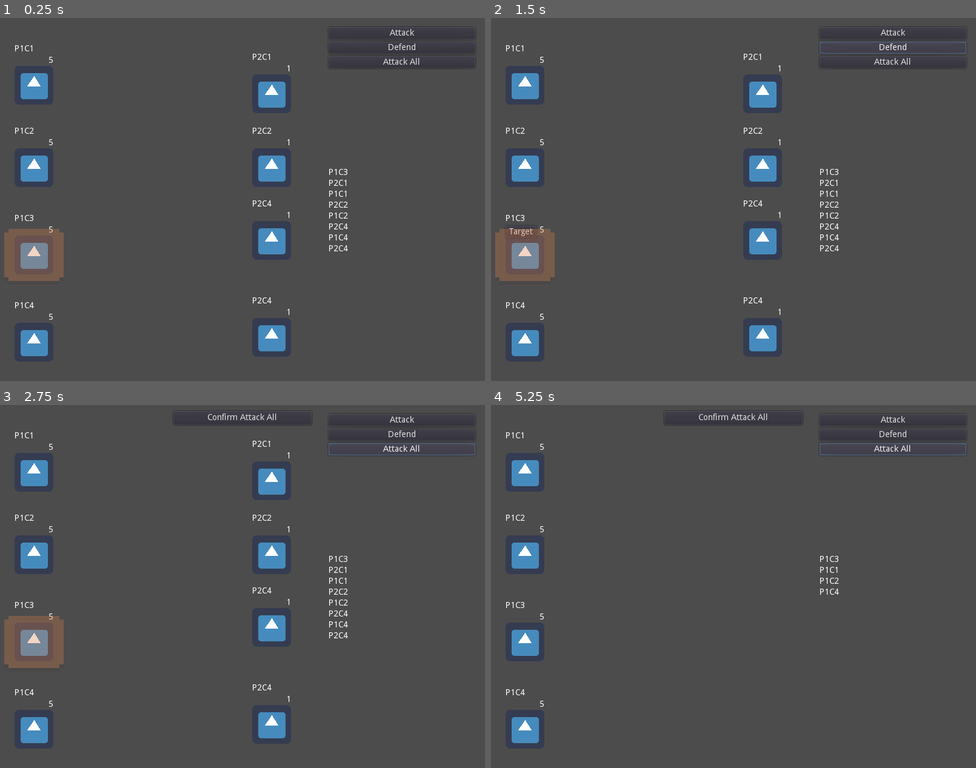
Above: before the commit, frames 1-4 (two rows, left to right).
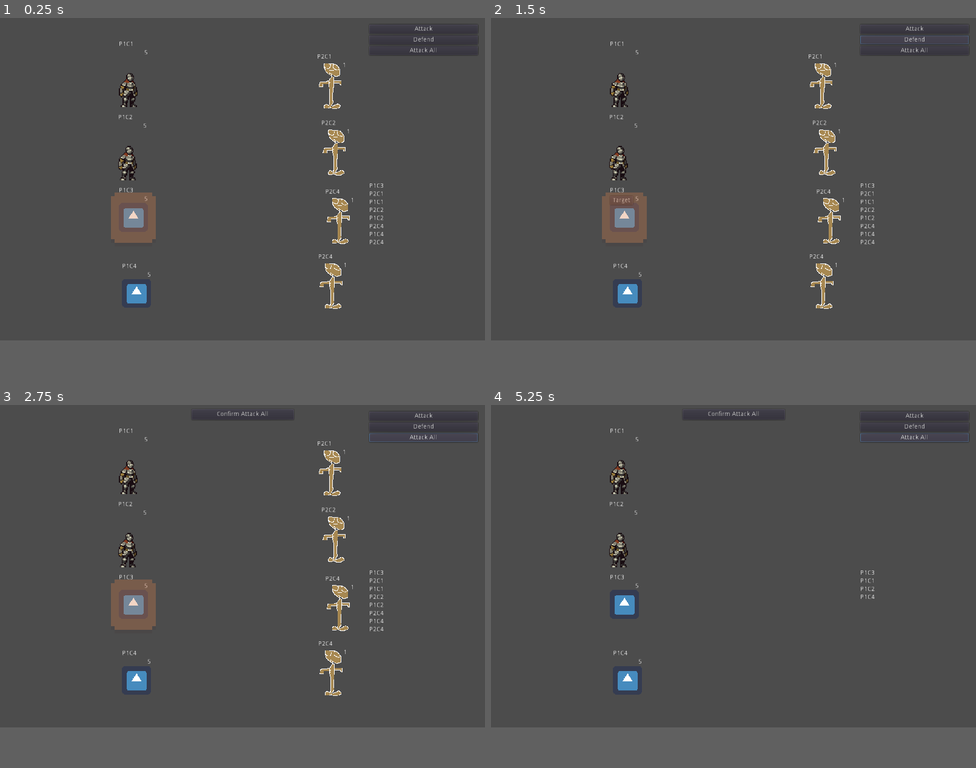
Above: after the commit, the same moments.

Repository: SiTOTG/Magic-Wars
Game: Godot game, scene res://Main.tscn
Two runs of this game, one before a commit and one after it. Both use one fixed random seed, a clock stepped at 60 frames per second and the inputs below. The engine's default icon, where the game draws it, is replaced by a stand-in: a white triangle on a blue panel in a dark square.
Inputs:
- Up to frame 1 (0.25 s): no input
- Up to frame 2 (1.5 s): click "Attack" at 0.5 s; click "Defend" at 1.25 s
- Up to frame 3 (2.75 s): click "Attack All" at 2 s
- Up to frame 4 (5.25 s): click "Confirm Attack All" at 2.75 s; click "Attack" at 3.5 s; click "Defend" at 4.25 s; click "Attack All" at 5 s
In our replay, the window is 800x600 before the commit and 800x533 after it. These sizes can differ from the game's own. Grey fills any space a smaller window leaves; there, only what the larger window draws over its background counts as a difference.

The runs differ from the first frame. In frame 1, 8.3% of the frame differs, in the area x 0-99%, y 2-94%; in frame 2, 8.4%; in frame 3, 8.6%, in the area x 0-99%, y 1-94%; in frame 4, 3.4%.
Error in both runs: Invalid call. Nonexistent function 'get_groups' in base 'Nil'. (res://Actions/Selectors/Targets/Enemy.gd:7)

Commit message:
Add character and animation

Diff:
--- a/Actions/Attack.gd
+++ b/Actions/Attack.gd
@@ -1,6 +1,17 @@
 class_name Attack
 extends Action
 
+export var attack_animation: String = "Attack"
+export (Array, String) var optional_chain = []
+
 func do_apply_action(targets):
+	var origin = turn_order.current_turn as CharacterNode
+	if optional_chain:
+		origin.animation_player.play(attack_animation)
+		for additional_animation in optional_chain:
+			origin.animation_player.queue(additional_animation)
+		origin.animation_player.queue("Idle")
+	else:
+		origin.play_animation(attack_animation)
 	for character in targets:
-		turn_order.current_turn.attack(character)
+		origin.attack(character)
--- a/Actions/DummyAttack.tres
+++ b/Actions/DummyAttack.tres
@@ -21,3 +21,5 @@
 active = false
 action_name = "Attack"
 shortcut = SubResource( 2 )
+attack_animation = "Attack"
+optional_chain = [  ]
--- a/Actions/DummyAttackAll.tres
+++ b/Actions/DummyAttackAll.tres
@@ -3,11 +3,11 @@
 [ext_resource path="res://Actions/Attack.gd" type="Script" id=1]
 [ext_resource path="res://Actions/Selectors/AllTargetSelector.tres" type="Resource" id=2]
 
-[sub_resource type="InputEventKey" id=3]
-scancode = 16777220
+[sub_resource type="InputEventAction" id=1]
+action = "Special"
 
 [sub_resource type="ShortCut" id=2]
-shortcut = SubResource( 3 )
+shortcut = SubResource( 1 )
 
 [resource]
 script = ExtResource( 1 )
@@ -15,3 +15,5 @@
 active = false
 action_name = "Attack All"
 shortcut = SubResource( 2 )
+attack_animation = "Attack"
+optional_chain = [ "Special" ]
--- a/Actions/Selectors/AllTargetSelector.gd
+++ b/Actions/Selectors/AllTargetSelector.gd
@@ -1,13 +1,14 @@
 class_name AllTargetSelector
 extends Selector
 
+
 var confirm_button
+const ConfirmButton = preload("res://Actions/Selectors/ConfirmButton.tscn")
 const default_include = preload("res://Actions/Selectors/Targets/Enemy.tres")
 
 func _init():
-	confirm_button = Button.new()
+	confirm_button = ConfirmButton.instance()
 	confirm_button.text = "Confirm Attack All"
-
 
 func start_selection():
 	if not self.ui:
@@ -16,7 +17,6 @@
 	if not confirm_button in confirm_box.get_children():
 		confirm_box.add_child(confirm_button)
 		confirm_button.connect("pressed", self, "_confirm_callback")
-
 
 func clear_selection():
 	if not self.ui:
--- /dev/null
+++ b/Actions/Selectors/ConfirmButton.tscn
@@ -0,0 +1,12 @@
+[gd_scene load_steps=3 format=2]
+
+[sub_resource type="InputEventAction" id=1]
+action = "ui_accept"
+
+[sub_resource type="ShortCut" id=2]
+shortcut = SubResource( 1 )
+
+[node name="ConfirmButton" type="Button"]
+margin_right = 12.0
+margin_bottom = 20.0
+shortcut = SubResource( 2 )
--- /dev/null
+++ b/Assets/knight.json
@@ -0,0 +1,193 @@
+{ "frames": {
+   "knight #Slash 0.aseprite": {
+    "frame": { "x": 0, "y": 0, "w": 240, "h": 160 },
+    "rotated": false,
+    "trimmed": false,
+    "spriteSourceSize": { "x": 0, "y": 0, "w": 240, "h": 160 },
+    "sourceSize": { "w": 240, "h": 160 },
+    "duration": 100
+   },
+   "knight #Slash 1.aseprite": {
+    "frame": { "x": 240, "y": 0, "w": 240, "h": 160 },
+    "rotated": false,
+    "trimmed": false,
+    "spriteSourceSize": { "x": 0, "y": 0, "w": 240, "h": 160 },
+    "sourceSize": { "w": 240, "h": 160 },
+    "duration": 100
+   },
+   "knight #Slash 2.aseprite": {
+    "frame": { "x": 480, "y": 0, "w": 240, "h": 160 },
+    "rotated": false,
+    "trimmed": false,
+    "spriteSourceSize": { "x": 0, "y": 0, "w": 240, "h": 160 },
+    "sourceSize": { "w": 240, "h": 160 },
+    "duration": 100
+   },
+   "knight #Slash 3.aseprite": {
+    "frame": { "x": 720, "y": 0, "w": 240, "h": 160 },
+    "rotated": false,
+    "trimmed": false,
+    "spriteSourceSize": { "x": 0, "y": 0, "w": 240, "h": 160 },
+    "sourceSize": { "w": 240, "h": 160 },
+    "duration": 100
+   },
+   "knight #CrossSlash 0.aseprite": {
+    "frame": { "x": 0, "y": 160, "w": 240, "h": 160 },
+    "rotated": false,
+    "trimmed": false,
+    "spriteSourceSize": { "x": 0, "y": 0, "w": 240, "h": 160 },
+    "sourceSize": { "w": 240, "h": 160 },
+    "duration": 100
+   },
+   "knight #CrossSlash 1.aseprite": {
+    "frame": { "x": 240, "y": 160, "w": 240, "h": 160 },
+    "rotated": false,
+    "trimmed": false,
+    "spriteSourceSize": { "x": 0, "y": 0, "w": 240, "h": 160 },
+    "sourceSize": { "w": 240, "h": 160 },
+    "duration": 100
+   },
+   "knight #CrossSlash 2.aseprite": {
+    "frame": { "x": 480, "y": 160, "w": 240, "h": 160 },
+    "rotated": false,
+    "trimmed": false,
+    "spriteSourceSize": { "x": 0, "y": 0, "w": 240, "h": 160 },
+    "sourceSize": { "w": 240, "h": 160 },
+    "duration": 100
+   },
+   "knight #CrossSlash 3.aseprite": {
+    "frame": { "x": 720, "y": 160, "w": 240, "h": 160 },
+    "rotated": false,
+    "trimmed": false,
+    "spriteSourceSize": { "x": 0, "y": 0, "w": 240, "h": 160 },
+    "sourceSize": { "w": 240, "h": 160 },
+    "duration": 100
+   },
+   "knight #CrossSlash 4.aseprite": {
+    "frame": { "x": 960, "y": 160, "w": 240, "h": 160 },
+    "rotated": false,
+    "trimmed": false,
+    "spriteSourceSize": { "x": 0, "y": 0, "w": 240, "h": 160 },
+    "sourceSize": { "w": 240, "h": 160 },
+    "duration": 100
+   },
+   "knight #CrossSlash 5.aseprite": {
+    "frame": { "x": 1200, "y": 160, "w": 240, "h": 160 },
+    "rotated": false,
+    "trimmed": false,
+    "spriteSourceSize": { "x": 0, "y": 0, "w": 240, "h": 160 },
+    "sourceSize": { "w": 240, "h": 160 },
+    "duration": 100
+   },
+   "knight #Idle 0.aseprite": {
+    "frame": { "x": 0, "y": 320, "w": 240, "h": 160 },
+    "rotated": false,
+    "trimmed": false,
+    "spriteSourceSize": { "x": 0, "y": 0, "w": 240, "h": 160 },
+    "sourceSize": { "w": 240, "h": 160 },
+    "duration": 100
+   },
+   "knight #Idle 1.aseprite": {
+    "frame": { "x": 240, "y": 320, "w": 240, "h": 160 },
+    "rotated": false,
+    "trimmed": false,
+    "spriteSourceSize": { "x": 0, "y": 0, "w": 240, "h": 160 },
+    "sourceSize": { "w": 240, "h": 160 },
+    "duration": 100
+   },
+   "knight #Idle 2.aseprite": {
+    "frame": { "x": 480, "y": 320, "w": 240, "h": 160 },
+    "rotated": false,
+    "trimmed": false,
+    "spriteSourceSize": { "x": 0, "y": 0, "w": 240, "h": 160 },
+    "sourceSize": { "w": 240, "h": 160 },
+    "duration": 100
+   },
+   "knight #Idle 3.aseprite": {
+    "frame": { "x": 720, "y": 320, "w": 240, "h": 160 },
+    "rotated": false,
+    "trimmed": false,
+    "spriteSourceSize": { "x": 0, "y": 0, "w": 240, "h": 160 },
+    "sourceSize": { "w": 240, "h": 160 },
+    "duration": 100
+   },
+   "knight #Idle 4.aseprite": {
+    "frame": { "x": 960, "y": 320, "w": 240, "h": 160 },
+    "rotated": false,
+    "trimmed": false,
+    "spriteSourceSize": { "x": 0, "y": 0, "w": 240, "h": 160 },
+    "sourceSize": { "w": 240, "h": 160 },
+    "duration": 100
+   },
+   "knight #Idle 5.aseprite": {
+    "frame": { "x": 1200, "y": 320, "w": 240, "h": 160 },
+    "rotated": false,
+    "trimmed": false,
+    "spriteSourceSize": { "x": 0, "y": 0, "w": 240, "h": 160 },
+    "sourceSize": { "w": 240, "h": 160 },
+    "duration": 100
+   },
+   "knight #Idle 6.aseprite": {
+    "frame": { "x": 1440, "y": 320, "w": 240, "h": 160 },
+    "rotated": false,
+    "trimmed": false,
+    "spriteSourceSize": { "x": 0, "y": 0, "w": 240, "h": 160 },
+    "sourceSize": { "w": 240, "h": 160 },
+    "duration": 100
+   },
+   "knight #Idle 7.aseprite": {
+    "frame": { "x": 1680, "y": 320, "w": 240, "h": 160 },
+    "rotated": false,
+    "trimmed": false,
+    "spriteSourceSize": { "x": 0, "y": 0, "w": 240, "h": 160 },
+    "sourceSize": { "w": 240, "h": 160 },
+    "duration": 100
+   },
+   "knight #Idle 8.aseprite": {
+    "frame": { "x": 1920, "y": 320, "w": 240, "h": 160 },
+    "rotated": false,
+    "trimmed": false,
+    "spriteSourceSize": { "x": 0, "y": 0, "w": 240, "h": 160 },
+    "sourceSize": { "w": 240, "h": 160 },
+    "duration": 100
+   },
+   "knight #Idle 9.aseprite": {
+    "frame": { "x": 2160, "y": 320, "w": 240, "h": 160 },
+    "rotated": false,
+    "trimmed": false,
+    "spriteSourceSize": { "x": 0, "y": 0, "w": 240, "h": 160 },
+    "sourceSize": { "w": 240, "h": 160 },
+    "duration": 100
+   },
+   "knight #Defend 0.aseprite": {
+    "frame": { "x": 0, "y": 480, "w": 240, "h": 160 },
+    "rotated": false,
+    "trimmed": false,
+    "spriteSourceSize": { "x": 0, "y": 0, "w": 240, "h": 160 },
+    "sourceSize": { "w": 240, "h": 160 },
+    "duration": 100
+   },
+   "knight #Defend 1.aseprite": {
+    "frame": { "x": 240, "y": 480, "w": 240, "h": 160 },
+    "rotated": false,
+    "trimmed": false,
+    "spriteSourceSize": { "x": 0, "y": 0, "w": 240, "h": 160 },
+    "sourceSize": { "w": 240, "h": 160 },
+    "duration": 100
+   }
+ },
+ "meta": {
+  "app": "https://www.aseprite.org/",
+  "version": "1.3-beta14-dev",
+  "image": "knight.png",
+  "format": "RGBA8888",
+  "size": { "w": 2400, "h": 640 },
+  "scale": "1",
+  "frameTags": [
+   { "name": "Slash", "from": 0, "to": 3, "direction": "forward", "color": "#000000ff" },
+   { "name": "CrossSlash", "from": 4, "to": 9, "direction": "forward", "color": "#000000ff" },
+   { "name": "Idle", "from": 10, "to": 19, "direction": "forward", "color": "#000000ff" },
+   { "name": "Defend", "from": 20, "to": 21, "direction": "forward", "color": "#000000ff" }
+  ]
+ }
+}
--- a/Character/CharacterNode.gd
+++ b/Character/CharacterNode.gd
@@ -39,3 +39,7 @@
 
 func start_turn():
 	is_defending = false
+
+func play_animation(animation: String):
+	animation_player.play(animation)
+	animation_player.queue("Idle")
--- a/Character/CharacterNode.tscn
+++ b/Character/CharacterNode.tscn
@@ -8,6 +8,14 @@
 resource_local_to_scene = true
 resource_name = "Attack"
 
+[sub_resource type="Animation" id=2]
+resource_local_to_scene = true
+resource_name = "Idle"
+
+[sub_resource type="Animation" id=3]
+resource_local_to_scene = true
+resource_name = "Special"
+
 [node name="CharacterNode" type="Sprite" groups=["Characters"]]
 texture = ExtResource( 1 )
 script = ExtResource( 2 )
@@ -15,6 +23,8 @@
 
 [node name="AnimationPlayer" type="AnimationPlayer" parent="."]
 anims/Attack = SubResource( 1 )
+anims/Idle = SubResource( 2 )
+anims/Special = SubResource( 3 )
 
 [node name="HP" type="Label" parent="."]
 margin_left = -32.0
--- a/Character/Dummy/CharacterNode1.tscn
+++ b/Character/Dummy/CharacterNode1.tscn
@@ -1,12 +1,95 @@
-[gd_scene load_steps=3 format=2]
+[gd_scene load_steps=7 format=2]
 
 [ext_resource path="res://Character/CharacterNode.tscn" type="PackedScene" id=1]
+[ext_resource path="res://Assets/knight.png" type="Texture" id=2]
 
 [sub_resource type="Animation" id=1]
 resource_local_to_scene = true
 resource_name = "Attack"
+length = 0.4
+tracks/0/type = "value"
+tracks/0/path = NodePath(".:frame_coords")
+tracks/0/interp = 1
+tracks/0/loop_wrap = true
+tracks/0/imported = false
+tracks/0/enabled = true
+tracks/0/keys = {
+"times": PoolRealArray( 0, 0.1, 0.2, 0.3 ),
+"transitions": PoolRealArray( 1, 1, 1, 1 ),
+"update": 1,
+"values": [ Vector2( 0, 0 ), Vector2( 1, 0 ), Vector2( 2, 0 ), Vector2( 3, 0 ) ]
+}
+
+[sub_resource type="Animation" id=3]
+resource_local_to_scene = true
+resource_name = "Idle"
+loop = true
+tracks/0/type = "value"
+tracks/0/path = NodePath(".:frame_coords")
+tracks/0/interp = 1
+tracks/0/loop_wrap = true
+tracks/0/imported = false
+tracks/0/enabled = true
+tracks/0/keys = {
+"times": PoolRealArray( 0, 0.1, 0.2, 0.3, 0.4, 0.5, 0.6, 0.7, 0.8, 0.9 ),
+"transitions": PoolRealArray( 1, 1, 1, 1, 1, 1, 1, 1, 1, 1 ),
+"update": 1,
+"values": [ Vector2( 0, 2 ), Vector2( 1, 2 ), Vector2( 2, 2 ), Vector2( 3, 2 ), Vector2( 4, 2 ), Vector2( 5, 2 ), Vector2( 6, 2 ), Vector2( 7, 2 ), Vector2( 8, 2 ), Vector2( 9, 2 ) ]
+}
+
+[sub_resource type="Animation" id=2]
+length = 0.001
+tracks/0/type = "value"
+tracks/0/path = NodePath(".:frame")
+tracks/0/interp = 1
+tracks/0/loop_wrap = true
+tracks/0/imported = false
+tracks/0/enabled = true
+tracks/0/keys = {
+"times": PoolRealArray( 0 ),
+"transitions": PoolRealArray( 1 ),
+"update": 0,
+"values": [ 0 ]
+}
+tracks/1/type = "value"
+tracks/1/path = NodePath(".:frame_coords")
+tracks/1/interp = 1
+tracks/1/loop_wrap = true
+tracks/1/imported = false
+tracks/1/enabled = true
+tracks/1/keys = {
+"times": PoolRealArray( 0 ),
+"transitions": PoolRealArray( 1 ),
+"update": 0,
+"values": [ Vector2( 1, 0 ) ]
+}
+
+[sub_resource type="Animation" id=4]
+resource_local_to_scene = true
+resource_name = "Special"
+length = 0.6
+tracks/0/type = "value"
+tracks/0/path = NodePath(".:frame_coords")
+tracks/0/interp = 1
+tracks/0/loop_wrap = true
+tracks/0/imported = false
+tracks/0/enabled = true
+tracks/0/keys = {
+"times": PoolRealArray( 0, 0.1, 0.2, 0.3, 0.4, 0.5 ),
+"transitions": PoolRealArray( 1, 1, 1, 1, 1, 1 ),
+"update": 1,
+"values": [ Vector2( 0, 1 ), Vector2( 1, 1 ), Vector2( 2, 1 ), Vector2( 3, 1 ), Vector2( 4, 1 ), Vector2( 5, 1 ) ]
+}
 
 [node name="CharacterNode1" instance=ExtResource( 1 )]
+texture = ExtResource( 2 )
+hframes = 10
+vframes = 4
+frame = 1
 
 [node name="AnimationPlayer" parent="." index="0"]
+autoplay = "Idle"
 anims/Attack = SubResource( 1 )
+anims/Idle = SubResource( 3 )
+anims/RESET = SubResource( 2 )
+anims/Special = SubResource( 4 )
--- a/Character/Dummy/CharacterNode2.tscn
+++ b/Character/Dummy/CharacterNode2.tscn
@@ -7,8 +7,18 @@
 resource_local_to_scene = true
 resource_name = "Attack"
 
+[sub_resource type="Animation" id=2]
+resource_local_to_scene = true
+resource_name = "Idle"
+
+[sub_resource type="Animation" id=3]
+resource_local_to_scene = true
+resource_name = "Special"
+
 [node name="CharacterNode2" instance=ExtResource( 1 )]
 character = ExtResource( 2 )
 
 [node name="AnimationPlayer" parent="." index="0"]
 anims/Attack = SubResource( 1 )
+anims/Idle = SubResource( 2 )
+anims/Special = SubResource( 3 )
--- a/Main.tscn
+++ b/Main.tscn
@@ -9,6 +9,7 @@
 [ext_resource path="res://Actions/DummyAttack.tres" type="Resource" id=7]
 [ext_resource path="res://Actions/DummyDefend.tres" type="Resource" id=8]
 [ext_resource path="res://Actions/DummyAttackAll.tres" type="Resource" id=9]
+[ext_resource path="res://Assets/dummy.png" type="Texture" id=10]
 
 [sub_resource type="Resource" id=1]
 script = ExtResource( 5 )
@@ -94,34 +95,40 @@
 margin_right = 228.0
 margin_bottom = 23.0
 
-[node name="CharacterNode1" parent="." groups=["P1 Characters"] instance=ExtResource( 1 )]
-position = Vector2( 56, 112 )
+[node name="YSort" type="YSort" parent="."]
+
+[node name="CharacterNode1" parent="YSort" groups=["P1 Characters"] instance=ExtResource( 1 )]
+position = Vector2( 296, 120 )
 character = SubResource( 1 )
 
-[node name="CharacterNode2" parent="." groups=["P1 Characters"] instance=ExtResource( 1 )]
-position = Vector2( 56, 248 )
+[node name="CharacterNode2" parent="YSort" groups=["P1 Characters"] instance=ExtResource( 1 )]
+position = Vector2( 294, 283 )
 character = SubResource( 2 )
 
-[node name="CharacterNode3" parent="." groups=["P1 Characters"] instance=ExtResource( 4 )]
-position = Vector2( 56, 392 )
+[node name="CharacterNode3" parent="YSort" groups=["P1 Characters"] instance=ExtResource( 4 )]
+position = Vector2( 296, 446 )
 character = SubResource( 7 )
 
-[node name="CharacterNode4" parent="." groups=["P1 Characters"] instance=ExtResource( 4 )]
-position = Vector2( 56, 536 )
+[node name="CharacterNode4" parent="YSort" groups=["P1 Characters"] instance=ExtResource( 4 )]
+position = Vector2( 303, 615 )
 character = SubResource( 3 )
 
-[node name="CharacterNode5" parent="." groups=["P2 Characters"] instance=ExtResource( 4 )]
-position = Vector2( 448, 126 )
+[node name="CharacterNode5" parent="YSort" groups=["P2 Characters"] instance=ExtResource( 4 )]
+position = Vector2( 738, 148 )
+texture = ExtResource( 10 )
 character = SubResource( 4 )
 
-[node name="CharacterNode6" parent="." groups=["P2 Characters"] instance=ExtResource( 4 )]
-position = Vector2( 448, 248 )
+[node name="CharacterNode6" parent="YSort" groups=["P2 Characters"] instance=ExtResource( 4 )]
+position = Vector2( 747, 296 )
+texture = ExtResource( 10 )
 character = SubResource( 5 )
 
-[node name="CharacterNode7" parent="." groups=["P2 Characters"] instance=ExtResource( 4 )]
-position = Vector2( 448, 368 )
+[node name="CharacterNode7" parent="YSort" groups=["P2 Characters"] instance=ExtResource( 4 )]
+position = Vector2( 756, 449 )
+texture = ExtResource( 10 )
 character = SubResource( 6 )
 
-[node name="CharacterNode8" parent="." groups=["P2 Characters"] instance=ExtResource( 4 )]
-position = Vector2( 448, 528 )
+[node name="CharacterNode8" parent="YSort" groups=["P2 Characters"] instance=ExtResource( 4 )]
+position = Vector2( 740, 594 )
+texture = ExtResource( 10 )
 character = SubResource( 6 )
--- a/World/TurnOrder/TurnOrder.tscn
+++ b/World/TurnOrder/TurnOrder.tscn
@@ -29,8 +29,8 @@
 [node name="CurrentTurnIndicator" type="Sprite" parent="."]
 modulate = Color( 1, 1, 1, 0.321569 )
 show_behind_parent = true
-position = Vector2( -0.499998, -2.92063e-06 )
-scale = Vector2( 7.0625, 6.125 )
+position = Vector2( -0.5, 0 )
+scale = Vector2( 7.063, 8 )
 z_index = 20
 texture = ExtResource( 2 )
 region_enabled = true
--- a/project.godot
+++ b/project.godot
@@ -102,9 +102,10 @@
 
 [display]
 
-window/size/width=800
-window/size/test_width=1200
-window/size/test_height=900
+window/size/width=1080
+window/size/height=720
+window/size/test_width=1080
+window/size/test_height=720
 window/stretch/mode="2d"
 window/stretch/aspect="keep"
 
@@ -144,6 +145,11 @@
 "events": [ Object(InputEventKey,"resource_local_to_scene":false,"resource_name":"","device":0,"alt":false,"shift":false,"control":false,"meta":false,"command":false,"pressed":false,"scancode":68,"physical_scancode":0,"unicode":0,"echo":false,"script":null)
  ]
 }
+Special={
+"deadzone": 0.5,
+"events": [ Object(InputEventKey,"resource_local_to_scene":false,"resource_name":"","device":0,"alt":false,"shift":false,"control":false,"meta":false,"command":false,"pressed":false,"scancode":83,"physical_scancode":0,"unicode":0,"echo":false,"script":null)
+ ]
+}
 
 [physics]
 
Binary file added: Assets/dummy.png
Not shown, added: Assets/dummy.png.import
Binary file added: Assets/knight.aseprite
Binary file added: Assets/knight.png
Not shown, added: Assets/knight.png.import
Not shown: 1 places in Character/CharacterNode.tscn that only renumber resources
Not shown: 1 places in Character/Dummy/CharacterNode2.tscn that only renumber resources
Not shown: 1 places in Main.tscn that only renumber resources
